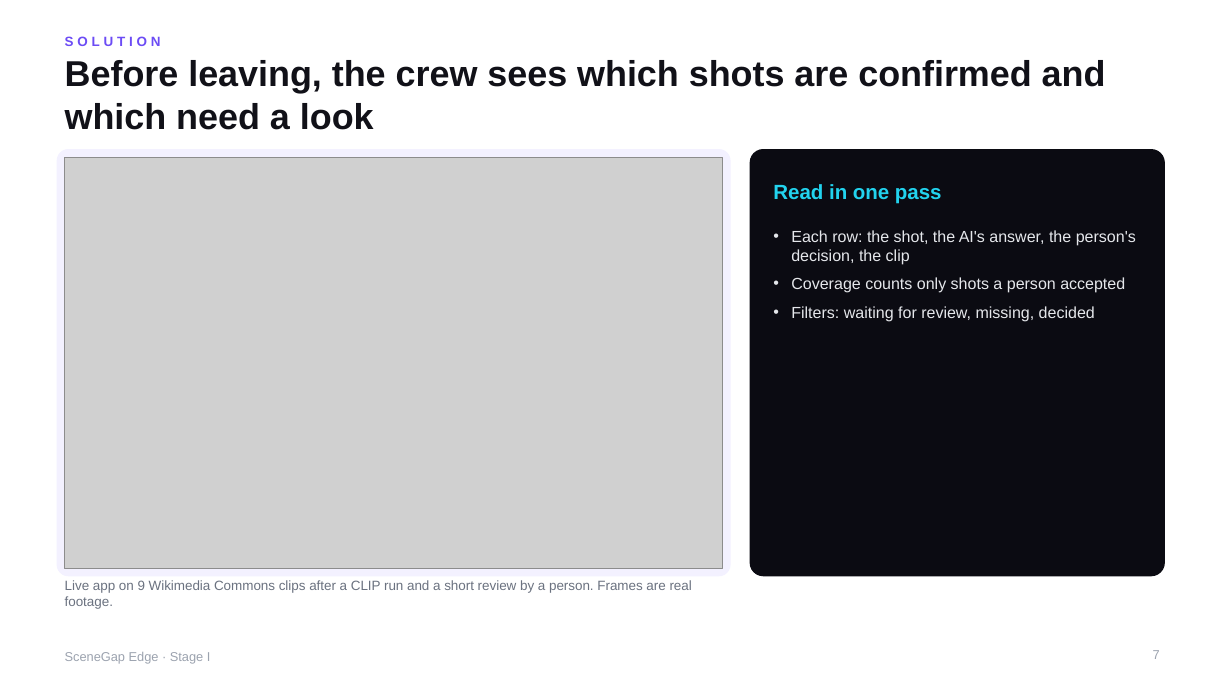
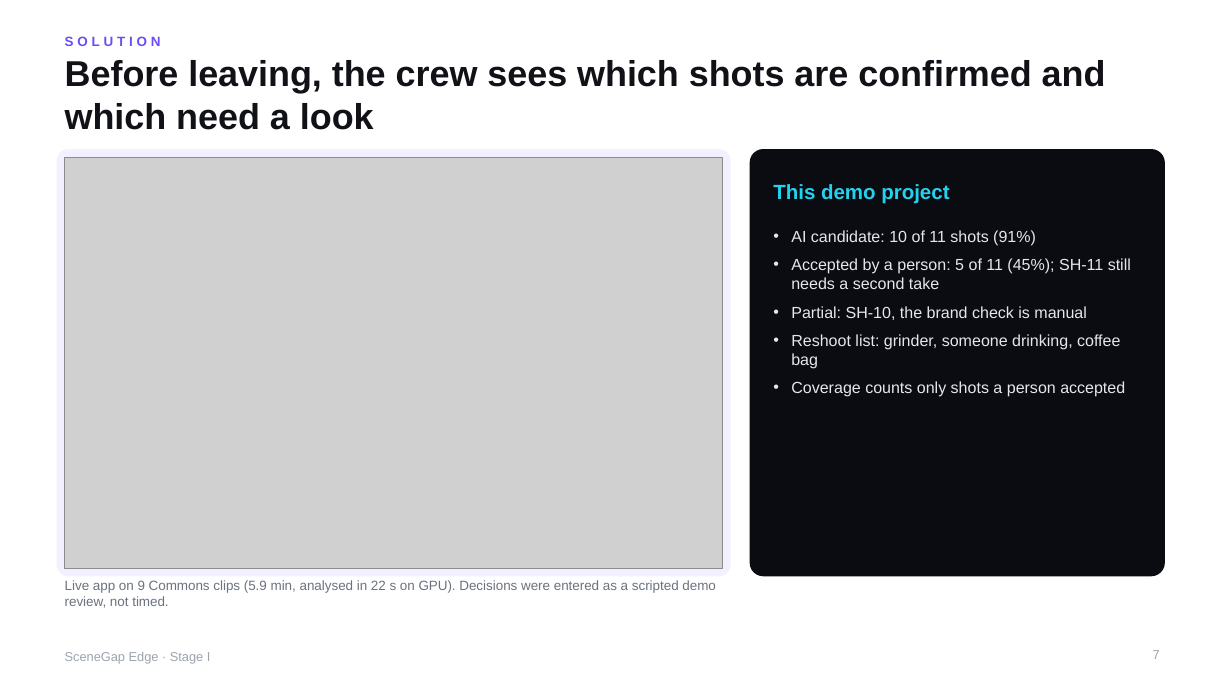
Before and after one commit to yu9bryan/scenegap-edge, a slide deck: slide 7 of docs/deck/SceneGapEdge_StageI_Proposal.pptx. Drawn at 1232x693 pixels with LibreOffice and Linux fonts; fonts in the diff are those of the drawing; grey boxes stand for pictures. Boxes give left, top, right and bottom in pixels: in the first picture for what was removed or moved away, otherwise in the second. Text is boxed around its words. In the diff, an @@ line names an element or a change of style, - is before the commit and + after.

```diff
--- a/docs/deck/SceneGapEdge_StageI_Proposal.pptx
+++ b/docs/deck/SceneGapEdge_StageI_Proposal.pptx
@@ text at [773,184,949,204]: text changed @@
-Read in one pass
+This demo project
@@ text at [791,230,1131,369]: text changed @@
-• Each row: the shot, the AI's answer, the person's decision, the clip
+• AI candidate: 10 of 11 shots (91%)
+• Accepted by a person: 5 of 11 (45%); SH-11 still needs a second take
+• Partial: SH-10, the brand check is manual
+• Reshoot list: grinder, someone drinking, coffee bag
@@ text at [791,306,1095,322]: paragraph removed @@
-• Filters: waiting for review, missing, decided
@@ text at [65,580,715,608]: text changed @@
-Live app on 9 Wikimedia Commons clips after a CLIP run and a short review by a person. Frames are real footage.
+Live app on 9 Commons clips (5.9 min, analysed in 22 s on GPU). Decisions were entered as a scripted demo review, not timed.
```
Also in this commit, not shown: 18 other slides changed, 9 slides added, 2 slides removed, 12 other files.
